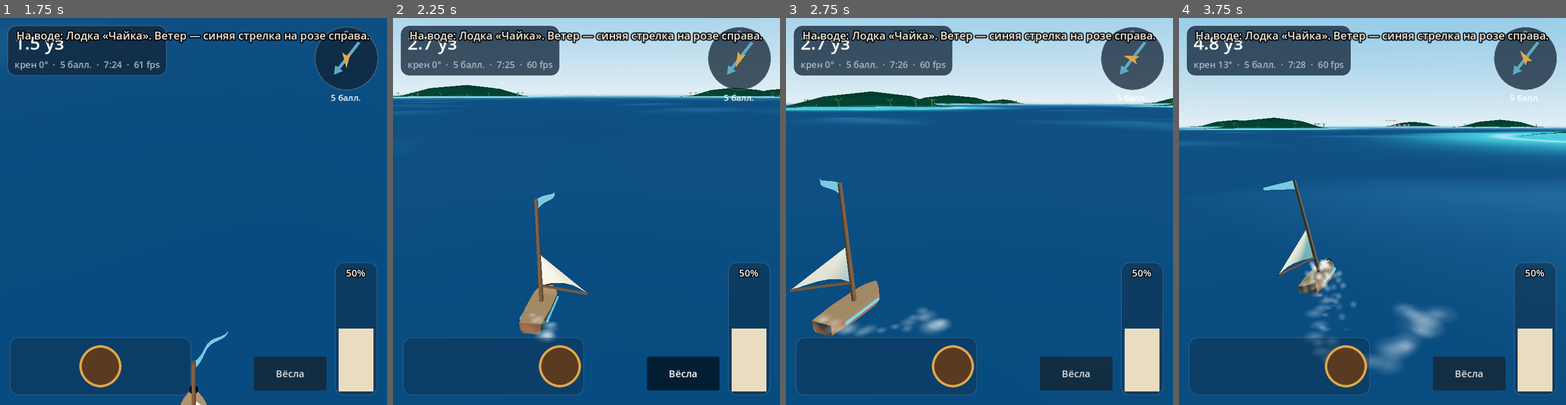
Above: before the commit, frames 1-4 (left to right).
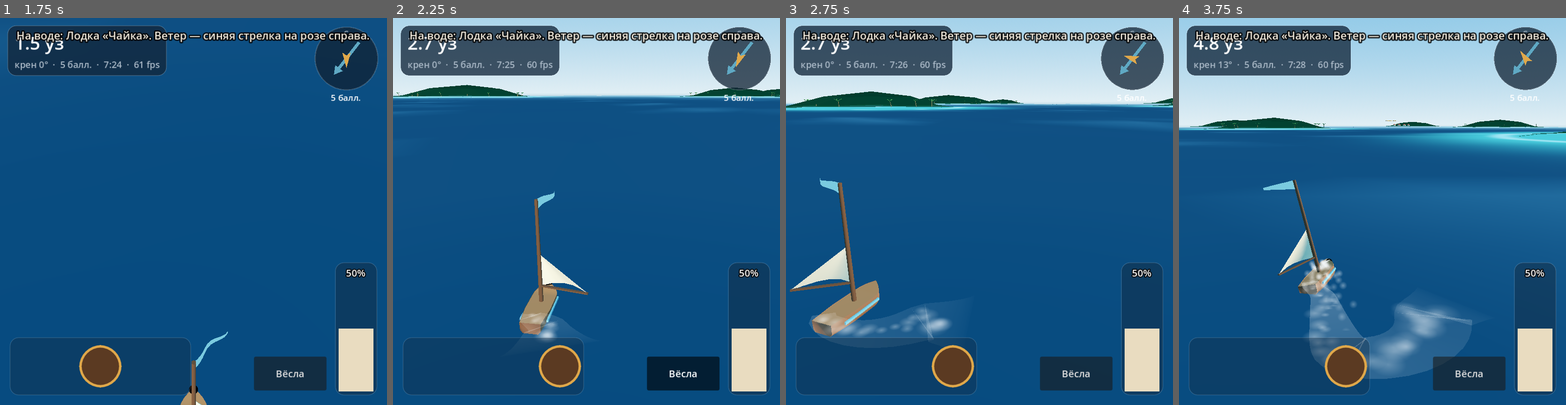
Above: after the commit, the same moments.

Repository: kuxnik/Parusniki
Game: Godot game, scene res://main.tscn
Two runs of this game, one before a commit and one after it. Both use one fixed random seed, a clock stepped at 60 frames per second and the inputs below.
Inputs (mouse positions are in pixels of both pictures, inside the frame that each line leads up to):
- Up to frame 1 (1.75 s): click "Вёсла" at 0.5 s; click "Лодка «Чайка» · 5 м" at 1.25 s
- Up to frame 2 (2.25 s): tap Enter (ui_accept) at 2 s; move the mouse to (671, 192) at 2.02 s; hold Right from 2.03 s (still down); click (671, 192) at 2.17 s
- Up to frame 3 (2.75 s): keep holding Right; tap Enter (ui_accept) at 2.27 s
- Up to frame 4 (3.75 s): release Right at 2.75 s; drag from (1295, 230) to (1353, 288) at 2.77 s; move the mouse to (1411, 126) at 3.52 s; hold Right from 3.53 s (still down)

Frame 1 is identical in both runs. In frame 2, 0.2% of the frame differs, in the area x 32-47%, y 76-82%; in frame 3, 0.6%; in frame 4, 4.0%, in the area x 31-76%, y 67-94%.

Commit message:
Godot: в простой графике без частиц, MultiMesh и точечных огней; след — лента-геометрия
Co-Authored-By: Claude Opus 5.5 <noreply@anthropic.com>
Claude-Session: https://claude.ai/code/session_01PFAn4DKReHgSHRqDB9CwEJ

Diff:
--- a/godot/scripts/main.gd
+++ b/godot/scripts/main.gd
@@ -9,6 +9,8 @@
 var game_t = 0.0          # игровое время (как T в прототипе)
 var wind = {"dir": 0.0, "sp": 7.0, "tdir": 0.0, "tsp": 7.0, "next": 0.0}
 var wake: CPUParticles3D
+var ribbon := MeshInstance3D.new()
+var ribbon_mat: StandardMaterial3D
 var spray: CPUParticles3D
 var cam_dist = 40.0
 var cam_yaw = 0.0
@@ -216,20 +218,71 @@
 var _frames := 0
 
 
+func _update_ribbon(amp: float) -> void:
+	if not ribbon.is_inside_tree():
+		ribbon_mat = StandardMaterial3D.new()
+		ribbon_mat.shading_mode = BaseMaterial3D.SHADING_MODE_UNSHADED
+		ribbon_mat.transparency = BaseMaterial3D.TRANSPARENCY_ALPHA
+		ribbon_mat.vertex_color_use_as_albedo = true
+		ribbon_mat.cull_mode = BaseMaterial3D.CULL_DISABLED
+		ribbon_mat.no_depth_test = false
+		ribbon.material_override = ribbon_mat
+		add_child(ribbon)
+	var fwd = Vector2(sin(sim.psi), -cos(sim.psi))
+	var pts: Array = sim.trail.slice(maxi(0, sim.trail.size() - 40))
+	pts.append(Vector2(sim.x, sim.y) - fwd * float(sim.c["L"]) * 0.45)
+	var n = pts.size()
+	if n < 2:
+		ribbon.visible = false
+		return
+	ribbon.visible = true
+	var spd = clampf(sim.speed() / 4.0, 0.0, 1.0)
+	var st = SurfaceTool.new()
+	st.begin(Mesh.PRIMITIVE_TRIANGLES)
+	var B: float = sim.c["B"]
+	var prev_l = Vector3.ZERO
+	var prev_r = Vector3.ZERO
+	var prev_c = Color.WHITE
+	for i in n:
+		var a: Vector2 = pts[maxi(0, i - 1)]
+		var b: Vector2 = pts[mini(n - 1, i + 1)]
+		var d = (b - a).normalized()
+		var nrm = Vector2(-d.y, d.x)
+		var age = float(n - 1 - i) / float(n)
+		var w = B * 0.35 + age * B * 1.4
+		var p: Vector2 = pts[i]
+		var y = amp + 0.35
+		var l = Vector3(p.x + nrm.x * w, y, p.y + nrm.y * w)
+		var r = Vector3(p.x - nrm.x * w, y, p.y - nrm.y * w)
+		var c = Color(0.95, 0.98, 1.0, (1.0 - age) * 0.45 * spd)
+		if i > 0:
+			st.set_color(prev_c); st.add_vertex(prev_l)
+			st.set_color(prev_c); st.add_vertex(prev_r)
+			st.set_color(c); st.add_vertex(l)
+			st.set_color(c); st.add_vertex(l)
+			st.set_color(prev_c); st.add_vertex(prev_r)
+			st.set_color(c); st.add_vertex(r)
+		prev_l = l
+		prev_r = r
+		prev_c = c
+	ribbon.mesh = st.commit()
+
+
 func _update_particles(tt: float, amp: float) -> void:
+	_update_ribbon(amp)
 	var spd = sim.speed()
 	var fwd = Vector3(sin(sim.psi), 0, -cos(sim.psi))
 	var L: float = sim.c["L"]
 	var stern = view.position - fwd * L * 0.45
 	stern.y = amp + 0.3
 	wake.global_position = stern
-	wake.emitting = spd > 0.6
+	wake.emitting = spd > 0.6 and not world.simple
 	wake.emission_box_extents = Vector3(sim.c["B"] * 0.3, 0.05, 0.3)
 	wake.emission_shape = CPUParticles3D.EMISSION_SHAPE_BOX
 	var bow = view.position + fwd * L * 0.46
 	bow.y = amp * 0.6 + 0.5
 	spray.global_position = bow
-	spray.emitting = spd > 1.5
+	spray.emitting = spd > 1.5 and not world.simple
 	spray.initial_velocity_max = 3.0 + spd * 0.8
 
 
--- a/godot/scripts/world.gd
+++ b/godot/scripts/world.gd
@@ -15,6 +15,7 @@
 var simple_mat: StandardMaterial3D
 var shallows: MeshInstance3D
 var simple := false
+var palms: Array = []
 
 
 func build() -> void:
@@ -132,6 +133,11 @@
 	pm.subdivide_width = 4 if on else 110
 	pm.subdivide_depth = 4 if on else 110
 	shallows.visible = on
+	for l in port_lights:
+		l.visible = not on
+	lamp.visible = not on
+	for p in palms:
+		p.visible = not on   # MultiMesh на части PowerVR рисуется с артефактами
 
 
 func _island_mesh(isl: Dictionary) -> MeshInstance3D:
@@ -279,10 +285,12 @@
 	tmi.multimesh = trunk_mm
 	tmi.material_override = ShipView.mat(Color("#8A6A44"))
 	add_child(tmi)
+	palms.append(tmi)
 	var lmi = MultiMeshInstance3D.new()
 	lmi.multimesh = leaf_mm
 	lmi.material_override = ShipView.mat(Color("#3F7F3A"))
 	add_child(lmi)
+	palms.append(lmi)
 
 
 ## Небо, солнце, туман по времени суток. t — игровое время.
